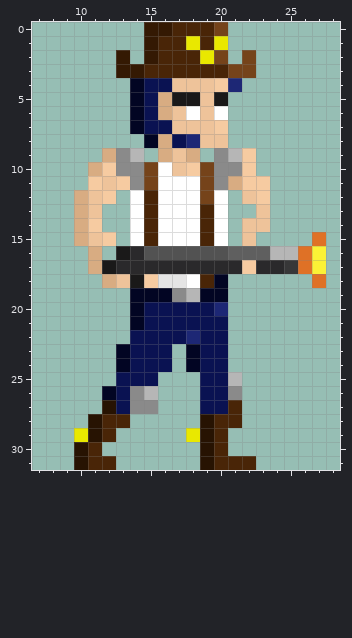
Pixel-art sprite -- assets/sprites/characters/alien1/Shoot/1.png. Above, as it was before the edit.
The file is 32x32 pixels. Colours within 5 levels of each other are drawn and written as one. Shown: x 7..28, y 0..31.
New version:
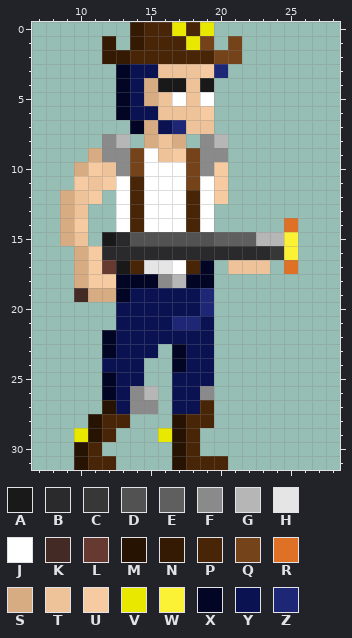
Palette (. is transparent): A #1a1919  B #2a292b  C #373738  D #525252  E #5f5f5f  F #8a8a8a  G #b6b6b6  H #e5e5e5  J #ffffff  K #442a25  L #663931  M #271302  N #341903  P #492507  Q #75431a  R #df7126  S #d8ac82  T #eec39a  U #f6cba1  V #e9e800  W #fbf236  X #020523  Y #0a1252  Z #1d2775
From old to new:
Changed rows in their new state; - is an unchanged pixel.
first column x 9:
 0 -----NPPV-V.-------
 1 ---N-NP---Q.Q------
 2 ---N-PP---P-Q.-----
 3 ----XYYTTTUZ..-----
 4 ----XYSAA-A..------
 5 ----XYSTJTJ.-------
 6 ----XY-T-TU.-------
 7 ------S-Z--.-------
 8 ---FG-STS.FG-------
 9 --SF-QJTUQF-..-----
10 -SUT-QJ-JQFU..-----
11 -UTUJPJ--QJU...----
12 STU.JPJ--PJU-..----
13 ST.-JPJ--PJ.--.----
14 SU.-JPJ--PJ.-..-R--
15 ST.ABDDDDDDEEEGGW-.
16 -SUBB-BBBBBBBBBCW..
17 -SULAPHHJPX.TTT.R..
18 -SUUXXXFGXX.------.
19 -KSSXYYYYYZ.-------
20 ----YY----Z.-------
21 ----YY--ZZ-.-------
22 ---XY----Y-.-------
23 ---XY--.XY-.-------
24 ---YY-..XY-.-------
25 ---X--.-YY-..------
26 --------YYF..------
27 --------YYP..------
28 --------MPP..------
29 -------VMP..-------
30 --------MP..-------
31 --------MPP-..-----
Changed places in both pictures, as pixel boxes (x1, y1, x2, y2):
changed: (60, 22, 326, 470)
